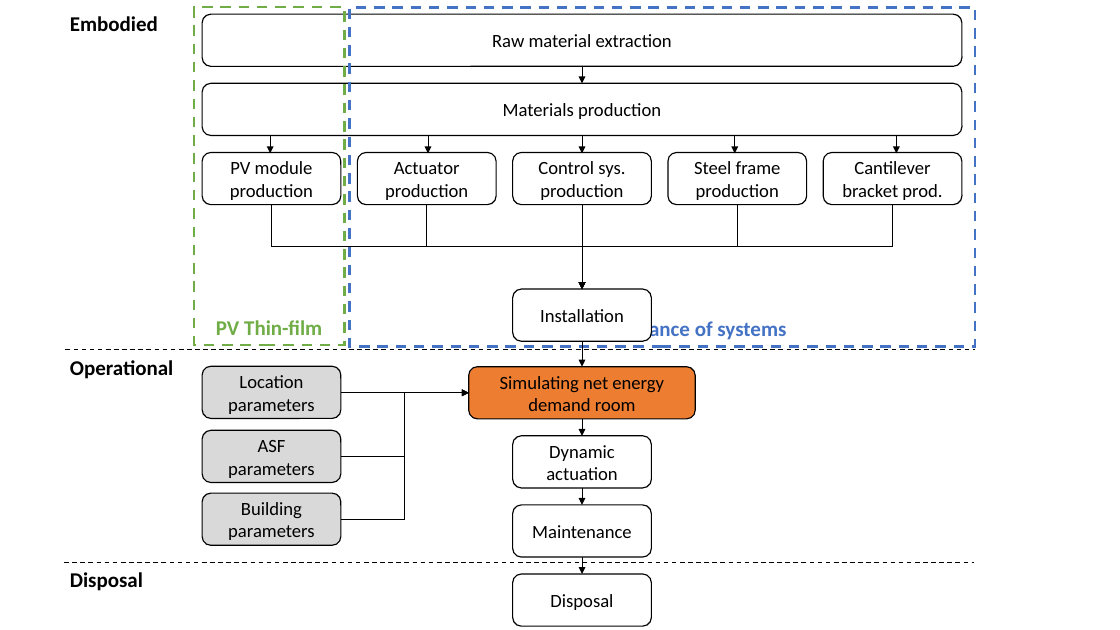
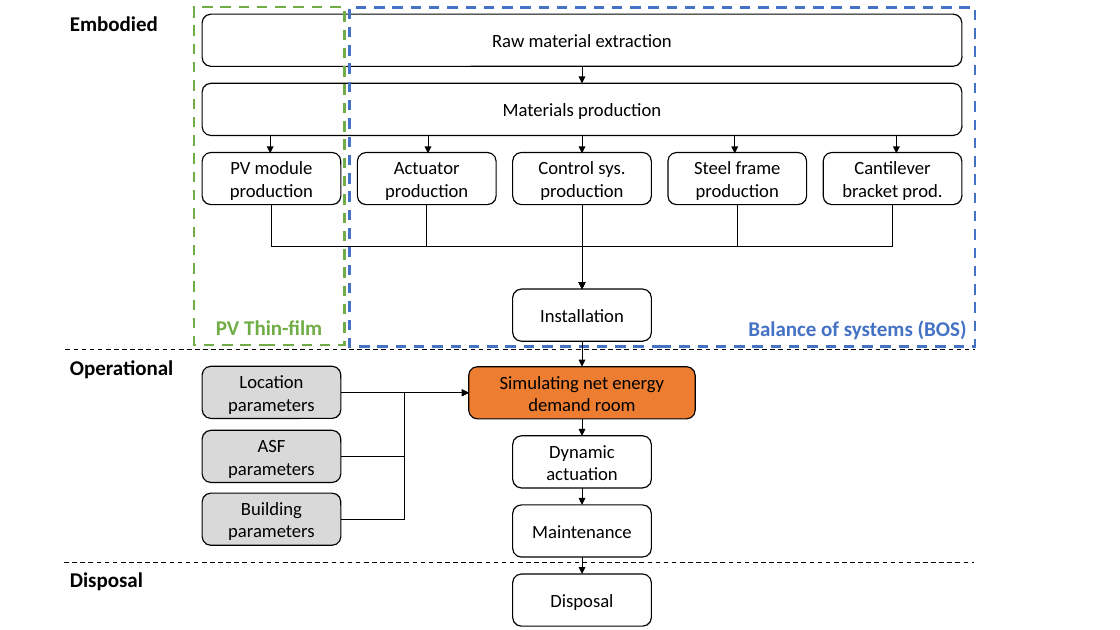
Before and after one commit to architecture-building-systems/LCA_Paper, a slide deck: slide 4 of elsarticle/Images/Flowchart.pptx. Drawn at 1120x630 pixels with LibreOffice and Linux fonts; fonts in the diff are those of the drawing. Boxes give left, top, right and bottom in pixels: in the first picture for what was removed or moved away, otherwise in the second. Text is boxed around its words. In the diff, an @@ line names an element or a change of style, - is before the commit and + after.

```diff
--- a/elsarticle/Images/Flowchart.pptx
+++ b/elsarticle/Images/Flowchart.pptx
@@ text in rectangle at (x1=748, y1=320, x2=967, y2=340): text changed @@
-Balance of systems
+Balance of systems (BOS)
```
Also in this commit, not shown: 2 other files.
